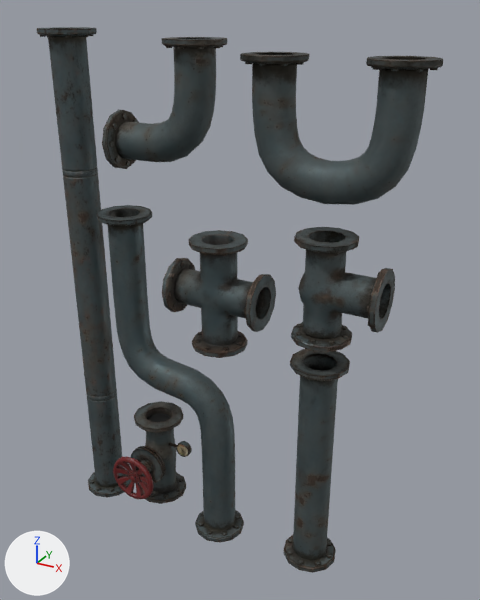
An edit to the glTF model assets/models/modular_industrial_pipes_01/modular_industrial_pipes_01.gltf, drawn before and after from the same camera.
Rendered twice from a 50 mm lens placed at (1.13, -1.87, 1.02), pointed at (0.07, 0.05, 0.05). The axes (+X, +Y, +Z) are drawn at lower left. The lights are the same throughout. The older version comes first.

In view in the first picture: 'modular_industrial_pipes_01_pipe01', 'modular_industrial_pipes_01_pipe02', 'modular_industrial_pipes_01_pipe03', 'modular_industrial_pipes_01_pipe04', 'modular_industrial_pipes_01_pipe05', 'modular_industrial_pipes_01_pipe06', 'modular_industrial_pipes_01_pipe07', 'modular_industrial_pipes_01_pipe08'.
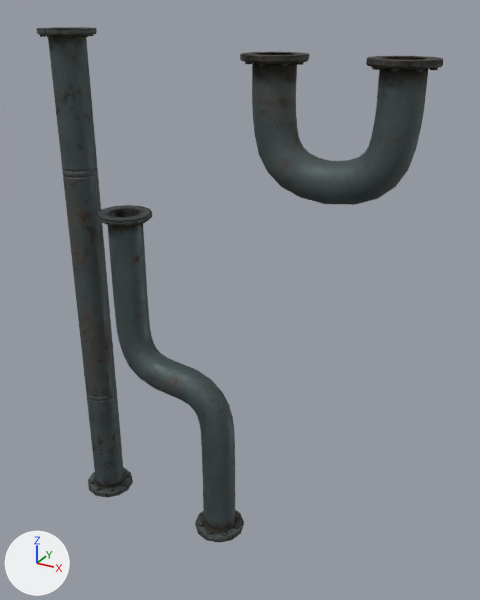
Changed parts and their boxes [x1, y1, x2, y2] in the pictures (480 x 600 px):
'modular_industrial_pipes_01_pipe01', deleted: before [284, 349, 350, 573]
'modular_industrial_pipes_01_pipe07', deleted: before [162, 230, 276, 358]
'modular_industrial_pipes_01_pipe06', deleted: before [291, 227, 395, 352]
'modular_industrial_pipes_01_pipe04', deleted: before [102, 37, 227, 169]
'modular_industrial_pipes_01_pipe08', deleted: before [113, 401, 192, 504]

The edits, one by one:
Object 'modular_industrial_pipes_01_pipe01' (ob_modular_industrial_pipes_01_pipe01) is deleted.
Object 'modular_industrial_pipes_01_pipe06' (ob_modular_industrial_pipes_01_pipe06) is deleted.
Object 'modular_industrial_pipes_01_pipe07' (ob_modular_industrial_pipes_01_pipe07) is deleted.
Object 'modular_industrial_pipes_01_pipe08' (ob_modular_industrial_pipes_01_pipe08) is deleted.
Object 'modular_industrial_pipes_01_pipe04' (ob_modular_industrial_pipes_01_pipe04) is deleted.
